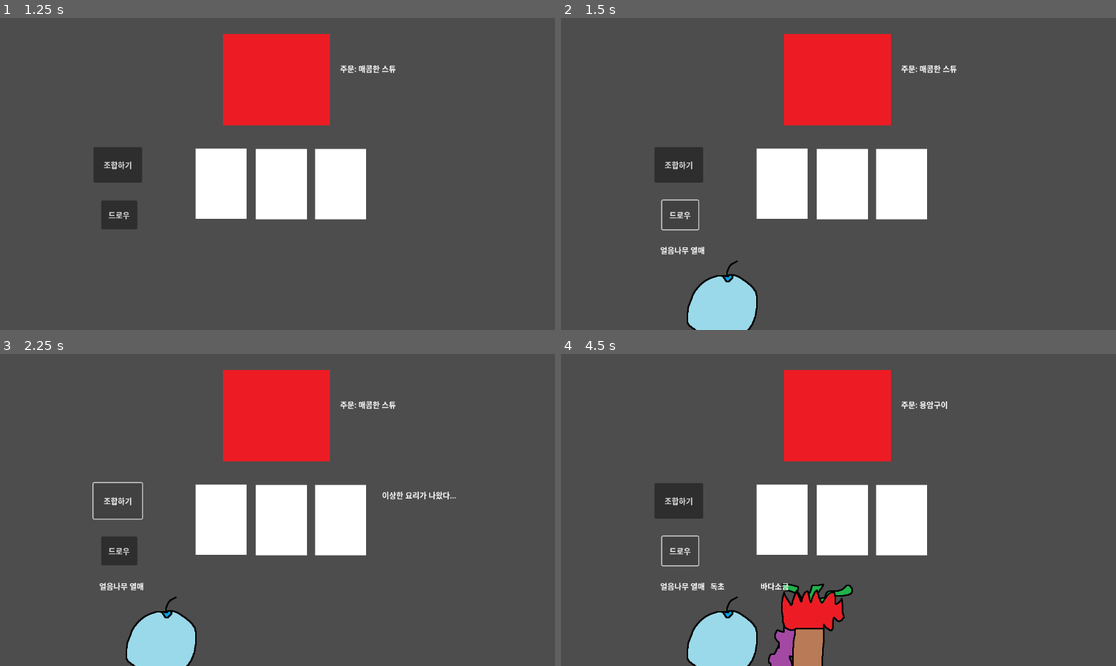
Above: before the commit, frames 1-4 (two rows, left to right).
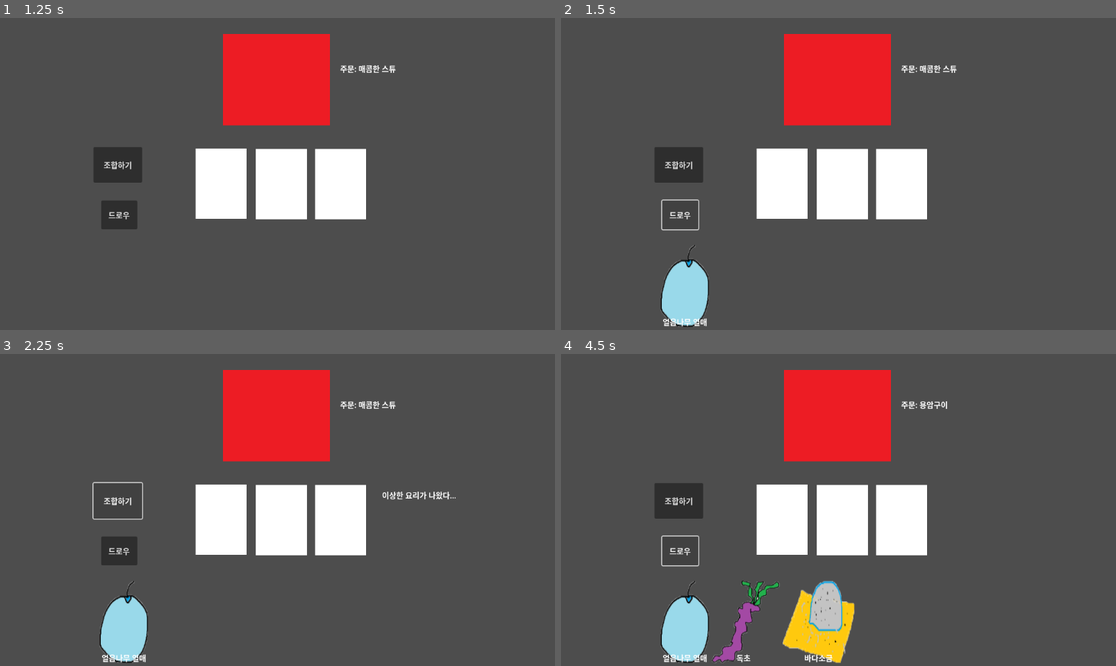
Above: after the commit, the same moments.

Repository: chuyoung5647/Namseoul-Algorithm-Group-4
Game: Godot game, scene res://main_menu.tscn
Two runs of this game, one before a commit and one after it. Both use one fixed random seed, a clock stepped at 60 frames per second and the inputs below.
Inputs:
- Up to frame 1 (1.25 s): click "게임시작" at 0.5 s
- Up to frame 2 (1.5 s): click "드로우" at 1.25 s
- Up to frame 3 (2.25 s): click "조합하기" at 2 s
- Up to frame 4 (4.5 s): click "드로우" at 2.75 s; click "조합하기" at 3.5 s; click "드로우" at 4.25 s

Frame 1 is identical in both runs. In frame 2, 2.9% of the frame differs, in the area x 17-36%, y 72-100%; in frame 3, 2.9%; in frame 4, 6.5%, in the area x 17-53%, y 72-100%.

Commit message:
Add files via upload

Diff:
--- /dev/null
+++ b/monster_cooking_수정본/monster-cooking/ingredient_card.gd
@@ -0,0 +1,22 @@
+extends TextureRect
+
+signal card_picked_up(card)
+
+var card_name: String
+var is_in_pot = false
+
+func _ready():
+	custom_minimum_size = Vector2(100, 140)
+
+func setup(name: String, tex: Texture):
+	card_name = name
+	self.texture = tex
+	$Label.text = name
+
+func _init():
+	mouse_filter = MOUSE_FILTER_STOP
+
+func _gui_input(event: InputEvent):
+	# is_in_pot 체크를 제거하여 슬롯 안의 카드도 다시 집을 수 있게 합니다.
+	if event is InputEventMouseButton and event.button_index == MOUSE_BUTTON_LEFT and event.is_pressed():
+		emit_signal("card_picked_up", self)
--- /dev/null
+++ b/monster_cooking_수정본/monster-cooking/ingredient_card.tscn
@@ -0,0 +1,29 @@
+[gd_scene load_steps=3 format=3 uid="uid://dhy00m84gsshb"]
+
+[ext_resource type="Script" uid="uid://clxlxyjkhlq2f" path="res://ingredient_card.gd" id="1_e62xi"]
+
+[sub_resource type="RectangleShape2D" id="RectangleShape2D_e62xi"]
+size = Vector2(596.75, 215.125)
+
+[node name="IngredientCard" type="TextureRect"]
+script = ExtResource("1_e62xi")
+
+[node name="Label" type="Label" parent="."]
+z_index = 1
+layout_mode = 1
+anchors_preset = 7
+anchor_left = 0.5
+anchor_top = 1.0
+anchor_right = 0.5
+anchor_bottom = 1.0
+offset_left = -20.0
+offset_top = -23.0
+offset_right = 20.0
+grow_horizontal = 2
+grow_vertical = 0
+
+[node name="Area2D" type="Area2D" parent="."]
+
+[node name="CollisionShape2D" type="CollisionShape2D" parent="Area2D"]
+position = Vector2(531, 272)
+shape = SubResource("RectangleShape2D_e62xi")
--- a/monster_cooking_수정본/monster-cooking/main.gd
+++ b/monster_cooking_수정본/monster-cooking/main.gd
@@ -1,9 +1,7 @@
 extends Node2D
 
-# --- 씬 경로(너의 프로젝트 경로에 맞게 변경) ---
-const IngredientCardScene = preload("res://scenes/ingredient_card.tscn")
-# 만약 씬이 res://scenes/ingredient_card.tscn 이면 위 경로를 바꿔줘!
-
+const IngredientCardScene = preload("res://ingredient_card.tscn")
+#재료카드 관리
 # --- 재료(덱) 관리 ---
 var deck = ["불꽃버섯", "얼음나무 열매", "독초", "용암고기", "바다소금", "허브"]
 var hand_cards = []
@@ -35,7 +33,6 @@
 	"허브": preload("res://Images/fresh_herb.png")
 }
 
-# --- 노드 참조(신(scene) 구조에 따라 경로가 다르면 바꿔줘) ---
 @onready var player_hand = $PlayerHand
 @onready var cooking_area = $CookingArea
 @onready var monster_label = $Monster/OrderLabel
@@ -49,18 +46,26 @@
 	draw_button.pressed.connect(_on_draw_button_pressed)
 	combine_button.pressed.connect(_on_combine_button_pressed)
 
-# --- 주문 뽑기 ---
+
 func get_new_order():
+	# 만약 주문 목록이 비었다면,
 	if order_list.is_empty():
+		# 'recipes' 딕셔너리에서 모든 요리 이름(key)을 가져와
+		# 새로운 주문 목록을 만듭니다.
 		order_list = recipes.keys()
+		# 그리고 다시 섞어서 순서가 매번 다르게 나오도록 합니다.
 		order_list.shuffle()
+
+	# 주문 목록의 맨 앞에서 '요리 이름' 하나만 꺼내옵니다.
 	current_order = order_list.pop_front()
+	# 몬스터 라벨에 주문을 표시합니다.
 	monster_label.text = "주문: " + current_order
 
-# --- 카드 픽업(IngredientCard 씬에서 emit한 시그널로 호출) ---
 func _on_card_picked_up(card):
 	if currently_dragged_card: return
+
 	currently_dragged_card = card
+
 	if card.is_in_pot:
 		card.is_in_pot = false
 		for slot_name in cards_in_slots:
@@ -73,31 +78,38 @@
 		card.get_parent().remove_child(card)
 		add_child(card)
 		card.global_position = card_global_pos
+
 	card.z_index = 10
 
-# --- 드래그 드롭 처리 ---
 func _input(event: InputEvent):
 	if currently_dragged_card:
 		if event is InputEventMouseButton and event.button_index == MOUSE_BUTTON_LEFT and not event.is_pressed():
 			var dropped_card = currently_dragged_card
 			currently_dragged_card = null
+
 			var mouse_pos = get_global_mouse_position()
 			var dropped_on_slot = false
+
 			for slot_name in cards_in_slots:
 				var slot_node = cooking_area.get_node(slot_name)
 				var background = slot_node.get_node("Background")
 				var background_rect = background.get_global_rect()
+
 				if background_rect.has_point(mouse_pos):
 					if not cards_in_slots[slot_name]:
 						dropped_on_slot = true
+
 						var slot_center = background.global_position + (background.size / 2)
 						dropped_card.size = background.size
 						dropped_card.global_position = slot_center - (dropped_card.size / 2)
 						dropped_card.z_index = 1
+
 						dropped_card.is_in_pot = true
 						cards_in_slots[slot_name] = dropped_card
 						hand_cards.erase(dropped_card)
+
 						break
+
 			if not dropped_on_slot:
 				dropped_card.z_index = 0
 				if not hand_cards.has(dropped_card):
@@ -110,13 +122,11 @@
 	if currently_dragged_card:
 		currently_dragged_card.global_position = get_global_mouse_position() - (currently_dragged_card.size / 2)
 
-# --- 카드 뽑기 버튼 동작 ---
 func _on_draw_button_pressed():
 	if not deck.is_empty() and hand_cards.size() < 5:
 		var card_name = deck.pop_front()
 		var new_card = IngredientCardScene.instantiate()
 		player_hand.add_child(new_card)
-		# setup 함수는 ingredient_card.gd에 있어야 하고 (name, texture) 받음
 		new_card.setup(card_name, card_textures[card_name])
 		hand_cards.append(new_card)
 		new_card.card_picked_up.connect(_on_card_picked_up)
@@ -124,11 +134,12 @@
 			deck = card_textures.keys()
 			deck.shuffle()
 
-# --- 합성 버튼 동작 ---
 func _on_combine_button_pressed():
 	check_recipe()
 
 func check_recipe():
+
+
 	var placed_ingredients = []
 	for i in range(1, 4):
 		var slot_name = "IngredientSlot%d" % i
@@ -138,7 +149,6 @@
 		else:
 			placed_ingredients.append("빈칸")
 
-	# 현재 주문에 필요한 재료
 	if not recipes.has(current_order):
 		result_label.text = "이 주문의 레시피가 없습니다."
 		return
@@ -150,7 +160,6 @@
 	else:
 		result_label.text = "이상한 요리가 나왔다..."
 
-	# 슬롯 정리
 	for slot_name in cards_in_slots:
 		if cards_in_slots[slot_name]:
 			cards_in_slots[slot_name].queue_free()
--- a/monster_cooking_수정본/monster-cooking/main_menu.tscn
+++ b/monster_cooking_수정본/monster-cooking/main_menu.tscn
@@ -43,8 +43,3 @@
 offset_bottom = 194.95999
 theme_override_font_sizes/font_size = 41
 text = "게임시작"
-
-[node name="CardContainer" type="GridContainer" parent="."]
-layout_mode = 0
-offset_right = 40.0
-offset_bottom = 40.0
--- a/monster_cooking_수정본/monster-cooking/project.godot
+++ b/monster_cooking_수정본/monster-cooking/project.godot
@@ -10,7 +10,7 @@
 
 [application]
 
-config/name="Monster cooking"
+config/name="2025/10/20 수정중"
 run/main_scene="uid://ck51qg7u7qbf8"
 config/features=PackedStringArray("4.5", "GL Compatibility")
 
Binary file changed: monster_cooking_수정본/monster-cooking/Images/fire_mushroom.png
Not shown, changed: monster_cooking_수정본/monster-cooking/Images/fire_mushroom.png.import
Binary file changed: monster_cooking_수정본/monster-cooking/Images/fresh_herb.png
Not shown, changed: monster_cooking_수정본/monster-cooking/Images/fresh_herb.png.import
Binary file changed: monster_cooking_수정본/monster-cooking/Images/ice_fruit.png
Not shown, changed: monster_cooking_수정본/monster-cooking/Images/ice_fruit.png.import
Binary file changed: monster_cooking_수정본/monster-cooking/Images/lava_meat.png
Not shown, changed: monster_cooking_수정본/monster-cooking/Images/lava_meat.png.import
Not shown, changed: monster_cooking_수정본/monster-cooking/Images/monster.png.import
Binary file changed: monster_cooking_수정본/monster-cooking/Images/poison_herb.png
Not shown, changed: monster_cooking_수정본/monster-cooking/Images/poison_herb.png.import
Binary file changed: monster_cooking_수정본/monster-cooking/Images/sea_salt.png
(and 3 more such lines)
